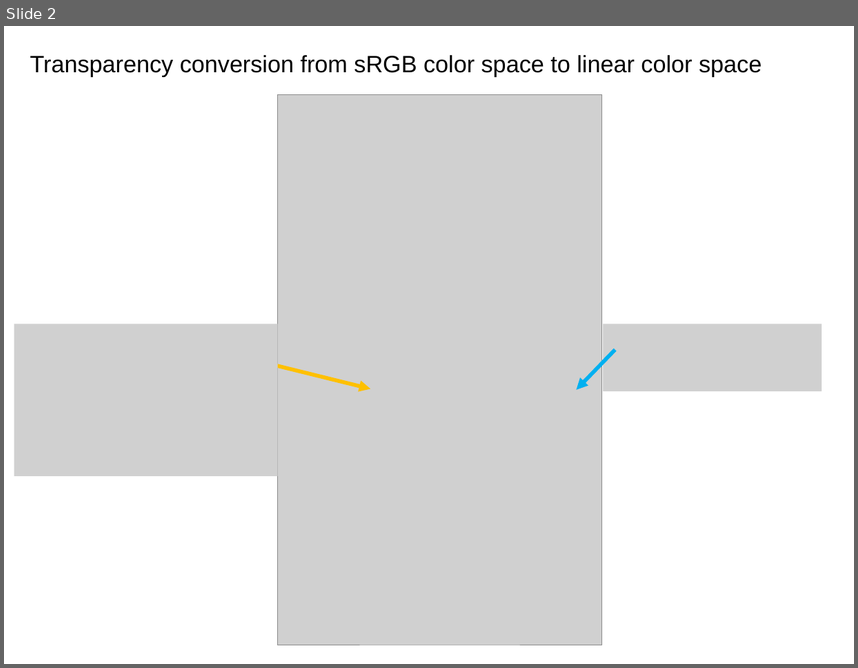
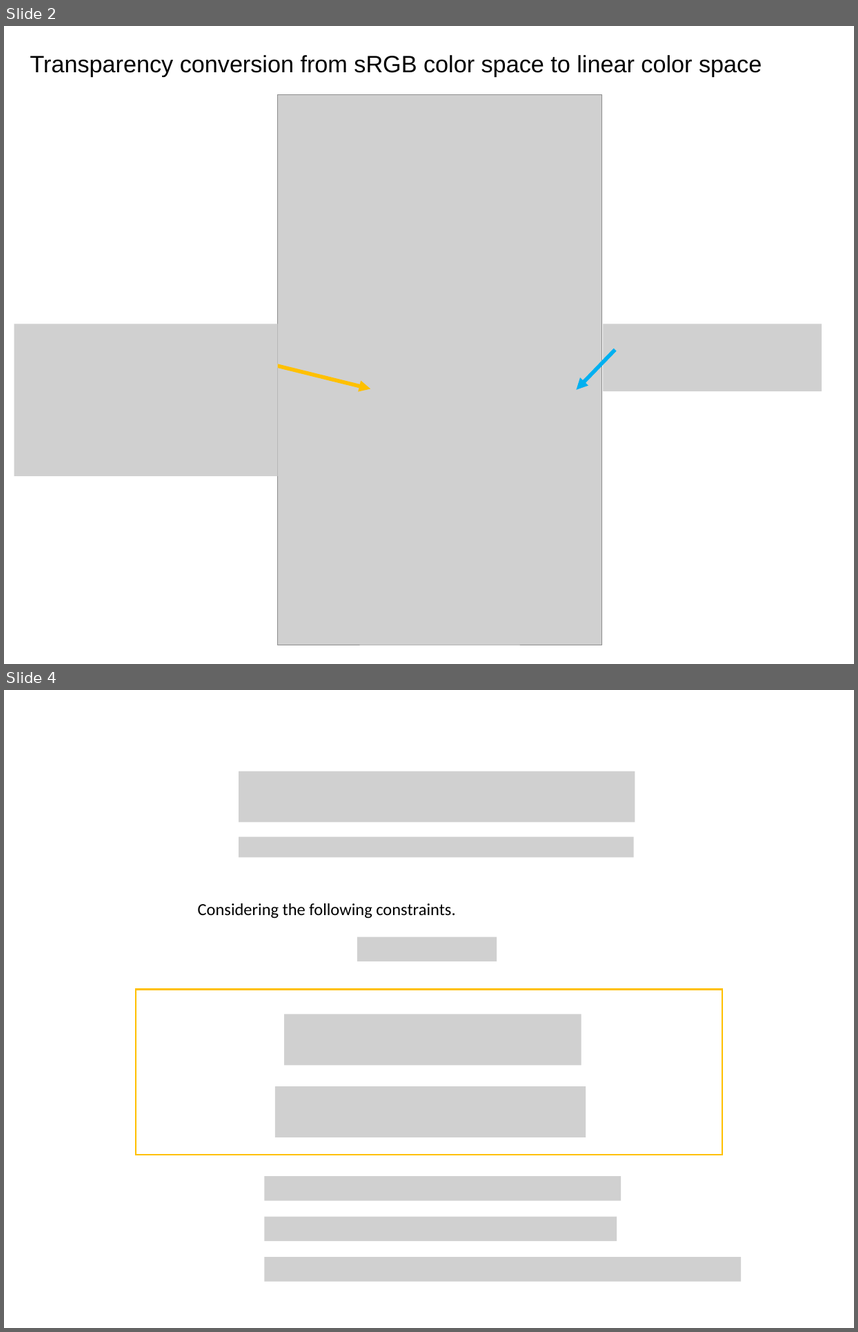
Before and after one commit to sotanmochi/TransparencyConverter, a slide deck: Assets/TransparencyConverter/Documentation~/TransparencyConverter.pptx. Shown one above the other, each under a label of ours: slide 2 before the commit, slides 2 and 4 after it; the slides between them are not shown. The pictures are 858x668 and 858x1332 pixels, drawn with LibreOffice and Linux fonts; fonts in the diff are those of the drawing; grey boxes stand for pictures. Boxes give left, top, right and bottom in pixels: in the first picture for what was removed or moved away, otherwise in the second. Text is boxed around its words. In the diff, an @@ line names an element or a change of style, - is before the commit and + after.

```diff
--- a/Assets/TransparencyConverter/Documentation~/TransparencyConverter.pptx
+++ b/Assets/TransparencyConverter/Documentation~/TransparencyConverter.pptx
@@ slide 4 added at [4, 690, 854, 1328], background #FFFFFF @@
@@ picture added at [239, 771, 635, 822] @@
@@ picture added at [239, 837, 634, 858] @@
@@ text added at [198, 903, 455, 918], 20 pt, text #000000 @@
+Considering the following constraints.
@@ picture added at [357, 937, 497, 961] @@
@@ rectangle added at [136, 989, 722, 1154], outline #FFC000 2.25 pt @@
@@ picture added at [284, 1014, 581, 1065] @@
@@ picture added at [274, 1087, 586, 1138] @@
@@ picture added at [265, 1176, 621, 1200] @@
@@ picture added at [265, 1216, 617, 1241] @@
@@ picture added at [265, 1256, 741, 1281] @@
```
Also in this commit, not shown: 5 slides changed, 4 other slides added, 1 other file.
